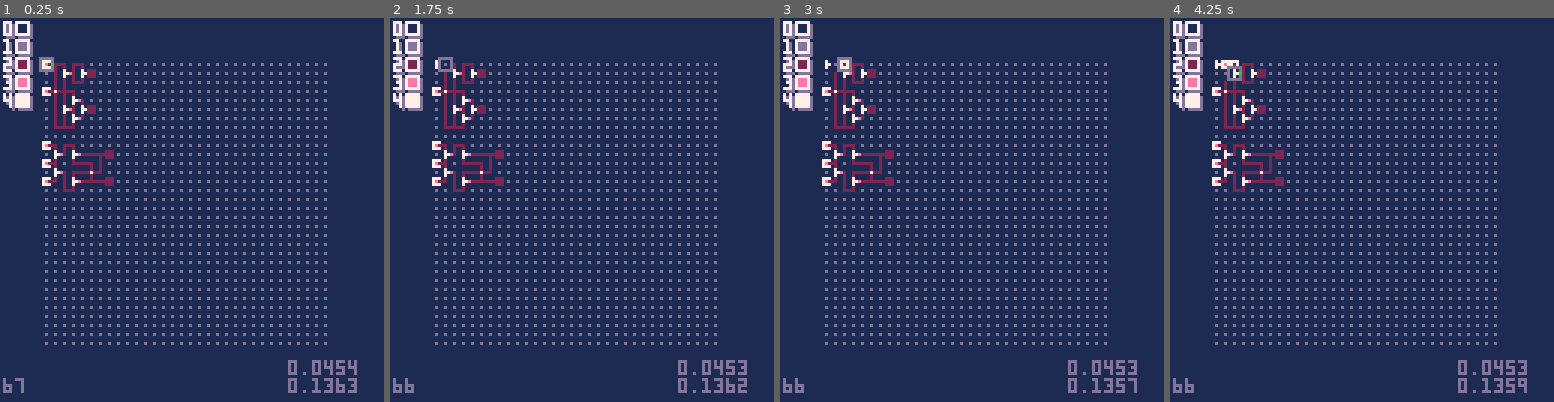
Above: before the commit, frames 1-4 (left to right).
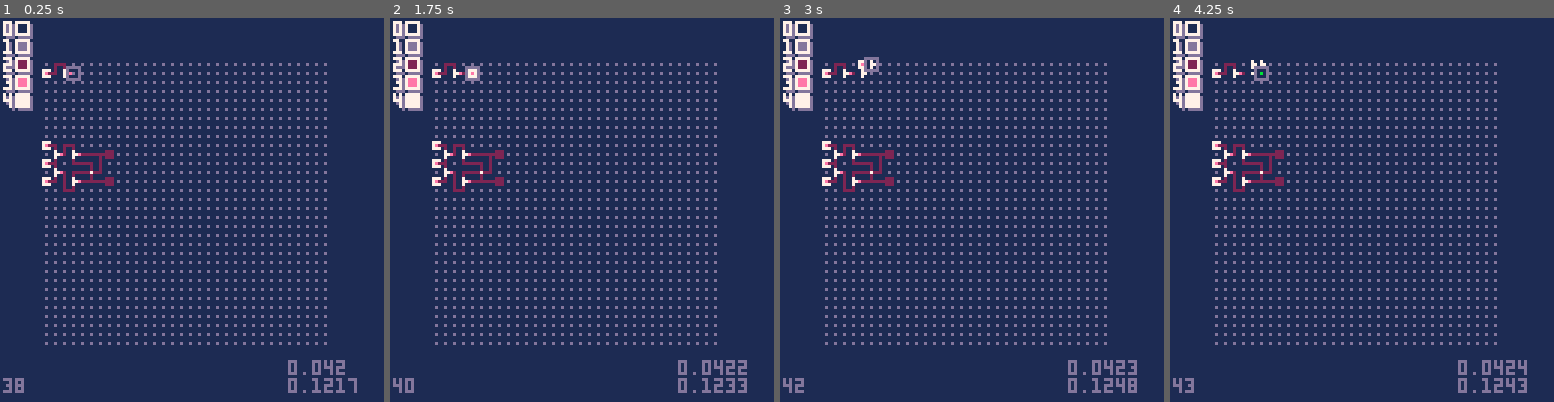
Above: after the commit, the same moments.

Repository: SestrenExsis/NANDGate
Game: PICO-8 cartridge nandgate.p8
The game is run twice, just before and just after one commit, with the same random seed, the same clock (stepped at 60 frames per second) and the same inputs.
Inputs:
- Up to frame 1 (0.25 s): no input
- Up to frame 2 (1.75 s): tap X (X key) at 0.33, 1.07 s; tap O (Z key) at 0.7, 1.7 s; hold Right from 1.6 s (still down)
- Up to frame 3 (3 s): tap X (X key) at 1.85, 2.97 s; release Right at 2.1 s; tap O (Z key) at 2.1, 2.5, 2.9 s; hold Up 2.15-2.42 s; hold Right from 2.47 s (still down)
- Up to frame 4 (4.25 s): release Right at 3.03 s; hold Left 3.08-3.58 s; tap O (Z key) at 3.3, 3.7, 4.1 s; hold Down 3.63-3.97 s; hold Right from 4.02 s (still down); tap X (X key) at 4.08 s

The runs differ from the first frame. In frame 1, 1.2% of the frame differs, in the area x 0-93%, y 10-98%; in frame 2, 1.1%; in frame 3, 1.2%; in frame 4, 1.3%.

Commit message:
Begin creation of instruction set

Diff:
--- a/nandgate.p8
+++ b/nandgate.p8
@@ -224,6 +224,52 @@
 	end
 end
 
+function _setx(aa)
+	_gx=aa
+end
+
+function _sety(aa)
+	_gy=aa
+end
+
+function _make(a)
+	local g=_grid
+	if a==0 then
+		printh("todo: make(0)")
+	elseif a==1 then
+		connect(g,_gx,_gy,_gx,_gy)
+	elseif a==2 then
+		addflip(g,_gx,_gy)
+	elseif a==3 then
+		addnand(g,_gx,_gy)
+	elseif a==4 then
+		addfeed(g,_gx,_gy)
+	elseif a==5 then
+		addlamp(g,_gx,_gy)
+	end
+end
+
+function _fuse(a)
+	local g=_grid
+	local d=_dirs[a]
+	local dx=d[1]
+	local dy=d[2]
+	connect(g,
+		_gx,_gy,
+		_gx+dx,_gy+dy
+	)
+	_gx+=dx
+	_gy+=dy
+end
+
+function _move(a,b)
+	local d=_dirs[a]
+	local dx=d[1]
+	local dy=d[2]
+	_gx+=b*dx
+	_gy+=b*dy
+end
+
 function _init()
 	-- common vars
 	_tick=0
@@ -231,11 +277,23 @@
 	_grid=newgrid(32,32,12,12)
 	_gx=1
 	_gy=1
-	local w=_grid.wd
 	-- add starting devices
 	local msg="-- half adder"
 	printh(msg,_cart,true)
-	addflip(_grid,1,1)
+	_setx(1)
+	_sety(1)
+	_move(2,1)
+	_make(2) -- flip
+	_fuse(6)
+	--_save()
+	_fuse(8)
+	_fuse(6)
+	_fuse(2)
+	_make(3) -- nand
+	_fuse(6)
+	--_load()
+	--[[
+	--addflip(_grid,1,1)
 	addflip(_grid,1,4)
 	addnand(_grid,3,2)
 	addnand(_grid,5,2)
@@ -286,6 +344,7 @@
 	connect(_grid,5,6,6,6)
 	addlamp(_grid,6,2)
 	addlamp(_grid,6,6)
+	--]]
 	printh("-- sr flip flop",_cart)
 	addflip(_grid,1,10)
 	addflip(_grid,1,12)
